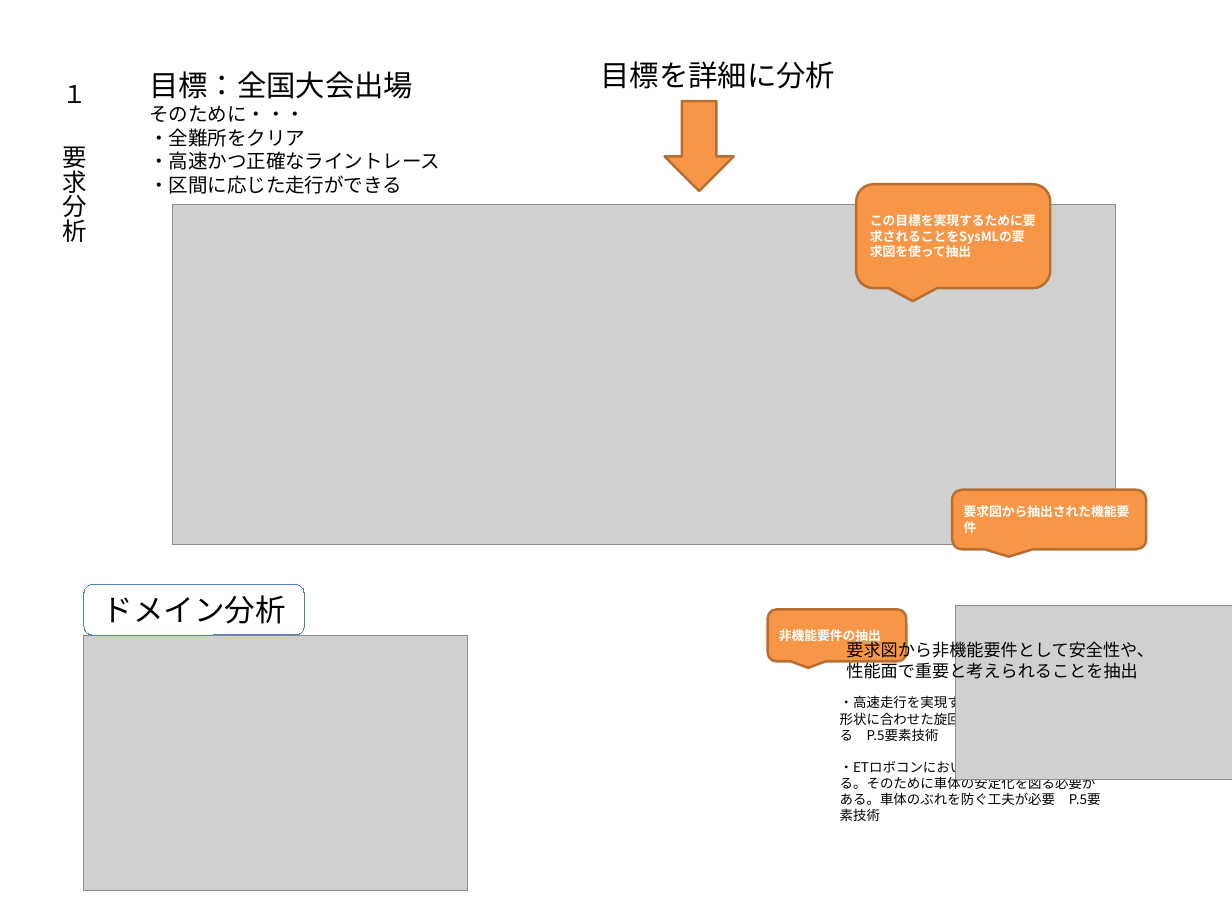
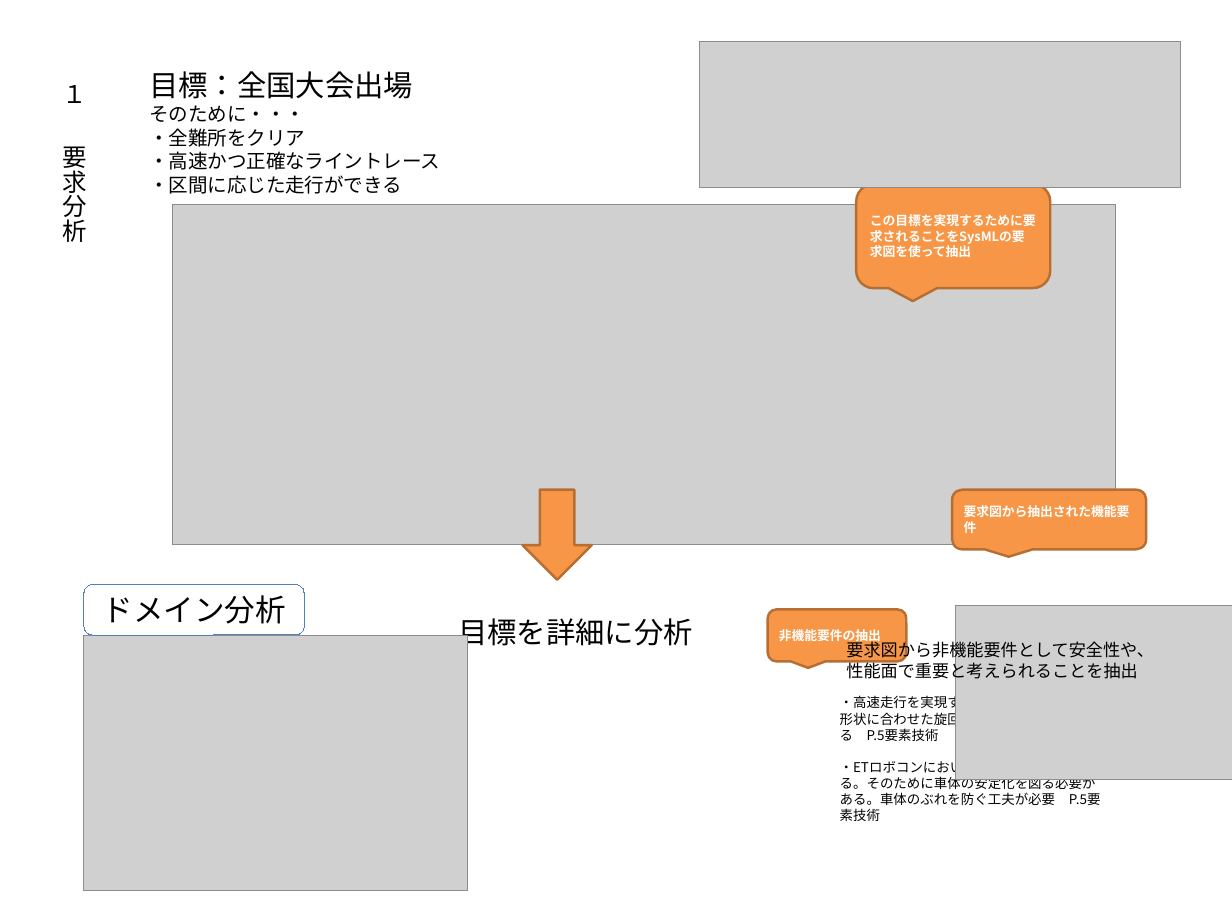
Before and after one commit to class-snct-rikitakelab/e-konbu2012, a slide deck: slide 3 of models/モデルシートver0.pptx. Drawn at 1232x924 pixels with LibreOffice and Linux fonts; fonts in the diff are those of the drawing; grey boxes stand for pictures. Boxes give left, top, right and bottom in pixels: in the first picture for what was removed or moved away, otherwise in the second. Text is boxed around its words. In the diff, an @@ line names an element or a change of style, - is before the commit and + after.

```diff
--- a/models/モデルシートver0.pptx
+++ b/models/モデルシートver0.pptx
@@ picture added at [699, 41, 1180, 187] @@
@@ right arrow: place and size @@
-right arrow at [664, 102, 733, 191]
+right arrow at [522, 490, 592, 579]
@@ text "目標を詳細に分析" rewrapped from [600, 61, 835, 89] to [458, 618, 693, 650] @@
```
Also in this commit, not shown: 1 slide added, 1 slide removed, 2 other files.
